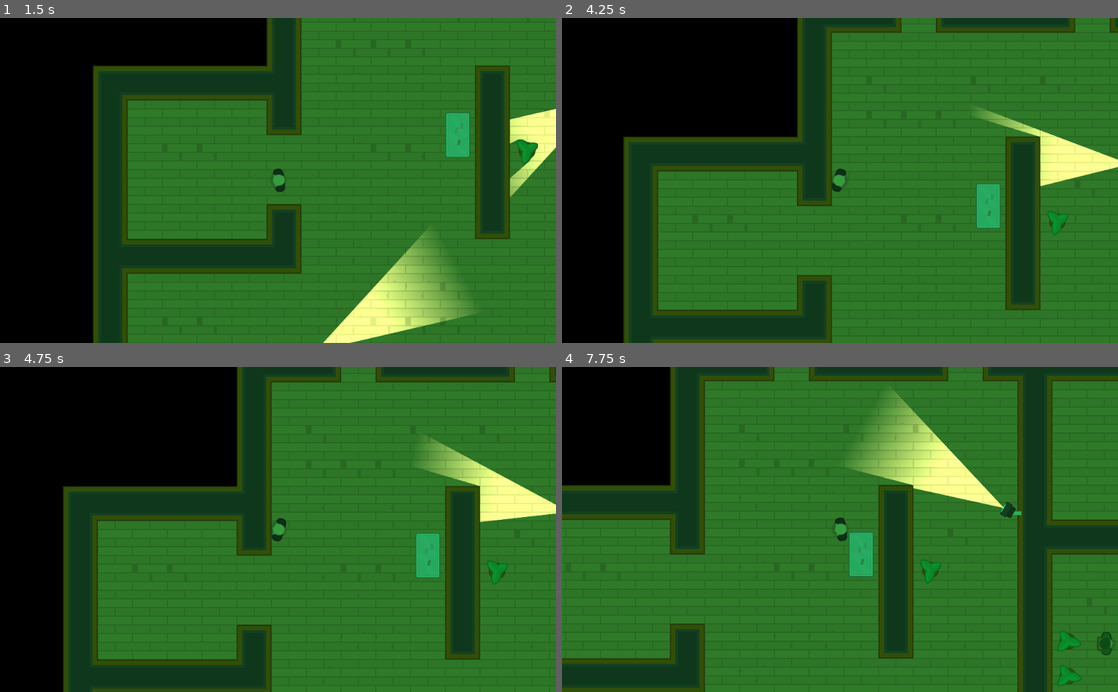
Above: before the commit, frames 1-4 (two rows, left to right).
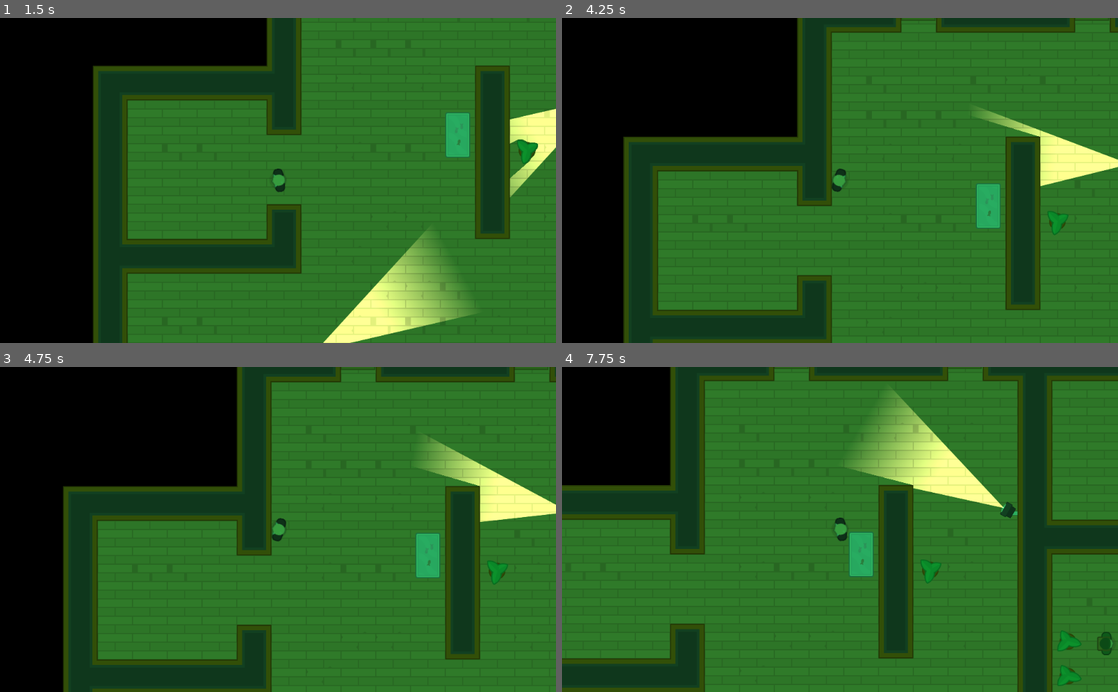
Above: after the commit, the same moments.

Repository: jruizluque/Godot2D_HeistMeisters_3.1
Game: Godot game, scene res://Levels/Level1.tscn
Two runs of this game, one before a commit and one after it. Both use one fixed random seed, a clock stepped at 60 frames per second and the inputs below.
Inputs (mouse positions are in pixels of both pictures, inside the frame that each line leads up to):
- Up to frame 1 (1.5 s): tap Enter at 0.5 s; move the mouse to (400, 164) at 0.52 s; hold D (move_right) 0.53-1.28 s; tap Space (toggle_vision_mode) at 0.6, 1.35 s; click (400, 164) at 0.67 s; move the mouse to (166, 196) at 1.27 s; hold S (move_down) from 1.28 s (still down); click (166, 196) at 1.42 s
- Up to frame 2 (4.25 s): move the mouse to (895, 109) at 2.02 s; release S (move_down) at 2.03 s; hold D (move_right) 2.03-2.78 s; tap Space (toggle_vision_mode) at 2.1, 2.85, 3.6 s; click (895, 109) at 2.17 s; move the mouse to (812, 245) at 2.77 s; hold W (move_up) 2.78-3.53 s; click (812, 245) at 2.92 s; move the mouse to (1006, 229) at 3.52 s; hold A (move_left) from 3.53 s (still down); click (1006, 229) at 3.67 s
- Up to frame 3 (4.75 s): keep holding A (move_left); move the mouse to (111, 480) at 4.27 s; tap Space (toggle_vision_mode) at 4.35 s; click (111, 480) at 4.42 s
- Up to frame 4 (7.75 s): move the mouse to (867, 529) at 5.02 s; release A (move_left) at 5.03 s; hold S (move_down) 5.03-5.78 s; tap Space (toggle_vision_mode) every 0.75 s from 5.1 to 7.35 s; click (867, 529) at 5.17 s; move the mouse to (756, 448) at 5.77 s; hold D (move_right) 5.78-6.53 s; click (756, 448) at 5.92 s; move the mouse to (962, 513) at 6.52 s; hold W (move_up) 6.53-7.28 s; click (962, 513) at 6.67 s; move the mouse to (728, 545) at 7.27 s; hold D (move_right) from 7.28 s (still down); click (728, 545) at 7.42 s

Frame 1 is identical in both runs. In frame 2, less than 0.1% of the frame differs, in the area x 61-99%, y 0-1%; in frame 3, less than 0.1%; in frame 4, less than 0.1%, in the area x 38-83%, y 0-46%.
Error in both runs: Invalid get index '0' (on base: 'PoolVector2Array'). (res://Characters/NPCs/Guard.gd:22)

Commit message:
Simple Doors

Diff:
--- a/Characters/NPCs/Guard.tscn
+++ b/Characters/NPCs/Guard.tscn
@@ -5,7 +5,9 @@
 [ext_resource path="res://GFX/PNG/Soldier 1/soldier1_stand.png" type="Texture" id=3]
 [ext_resource path="res://Lightmaps/Torch.tscn" type="PackedScene" id=4]
 
-[node name="Guard" index="0" instance=ExtResource( 1 )]
+[node name="Guard" instance=ExtResource( 1 )]
+collision_layer = 4
+collision_mask = 3
 script = ExtResource( 2 )
 
 [node name="Sprite" parent="." index="0"]
--- /dev/null
+++ b/Doors/Door.gd
@@ -0,0 +1,22 @@
+extends Area2D
+
+var can_click = false
+
+func _on_Door_body_entered(body):
+	if body.collision_layer == 1:
+		can_click = true
+	else:
+		open()
+
+
+func _on_Door_body_exited(body):
+	if body.collision_layer == 1:
+		can_click = false
+
+
+func _on_Door_input_event(viewport, event, shape_idx):
+	if Input.is_mouse_button_pressed(BUTTON_LEFT) and can_click:
+		open()
+
+func open():
+	$AnimationPlayer.play("Open")
--- /dev/null
+++ b/Doors/Door.tscn
@@ -0,0 +1,84 @@
+[gd_scene load_steps=9 format=2]
+
+[ext_resource path="res://Doors/Door.gd" type="Script" id=1]
+[ext_resource path="res://GFX/PNG/Tiles/tile_473.png" type="Texture" id=2]
+[ext_resource path="res://SFX/doorOpen_1.ogg" type="AudioStream" id=3]
+[ext_resource path="res://SFX/doorClose_1.ogg" type="AudioStream" id=4]
+
+[sub_resource type="RectangleShape2D" id=1]
+extents = Vector2( 32, 42 )
+
+[sub_resource type="RectangleShape2D" id=2]
+extents = Vector2( 32, 10 )
+
+[sub_resource type="OccluderPolygon2D" id=3]
+closed = false
+polygon = PoolVector2Array( -31.9621, -9.52086, 31.8787, -9.52086, 31.9781, 9.17394, -32.0615, 9.27338 )
+
+[sub_resource type="Animation" id=4]
+resource_name = "Open"
+length = 4.0
+step = 1.0
+tracks/0/type = "value"
+tracks/0/path = NodePath("DoorSprite:position")
+tracks/0/interp = 1
+tracks/0/loop_wrap = true
+tracks/0/imported = false
+tracks/0/enabled = true
+tracks/0/keys = {
+"times": PoolRealArray( 0, 1, 3, 4 ),
+"transitions": PoolRealArray( 1, 1, 1, 1 ),
+"update": 0,
+"values": [ Vector2( 0, 0 ), Vector2( -64, 0 ), Vector2( -64, 0 ), Vector2( 0, 0 ) ]
+}
+tracks/1/type = "audio"
+tracks/1/path = NodePath("AudioStreamPlayer2D")
+tracks/1/interp = 1
+tracks/1/loop_wrap = true
+tracks/1/imported = false
+tracks/1/enabled = true
+tracks/1/keys = {
+"clips": [ {
+"end_offset": 0.0,
+"start_offset": 0.0,
+"stream": ExtResource( 3 )
+}, {
+"end_offset": 0.0,
+"start_offset": 0.0,
+"stream": ExtResource( 4 )
+} ],
+"times": PoolRealArray( 0, 4 )
+}
+
+[node name="Door" type="Area2D"]
+z_index = 1
+collision_layer = 2
+collision_mask = 5
+script = ExtResource( 1 )
+
+[node name="CharacterDetector" type="CollisionShape2D" parent="."]
+visible = false
+shape = SubResource( 1 )
+
+[node name="DoorSprite" type="Sprite" parent="."]
+texture = ExtResource( 2 )
+
+[node name="StaticBody2D" type="StaticBody2D" parent="DoorSprite"]
+collision_layer = 2
+collision_mask = 5
+
+[node name="CollisionShape2D" type="CollisionShape2D" parent="DoorSprite/StaticBody2D"]
+visible = false
+shape = SubResource( 2 )
+
+[node name="LightOccluder2D" type="LightOccluder2D" parent="DoorSprite"]
+occluder = SubResource( 3 )
+
+[node name="AnimationPlayer" type="AnimationPlayer" parent="."]
+anims/Open = SubResource( 4 )
+
+[node name="AudioStreamPlayer2D" type="AudioStreamPlayer2D" parent="."]
+stream = ExtResource( 4 )
+[connection signal="body_entered" from="." to="." method="_on_Door_body_entered"]
+[connection signal="body_exited" from="." to="." method="_on_Door_body_exited"]
+[connection signal="input_event" from="." to="." method="_on_Door_input_event"]
--- a/Levels/Level1.tscn
+++ b/Levels/Level1.tscn
@@ -1,10 +1,11 @@
-[gd_scene load_steps=4 format=2]
+[gd_scene load_steps=5 format=2]
 
 [ext_resource path="res://Levels/TemplateLevel.tscn" type="PackedScene" id=1]
 [ext_resource path="res://Characters/NPCs/Camera.tscn" type="PackedScene" id=2]
 [ext_resource path="res://Characters/NPCs/Guard.tscn" type="PackedScene" id=3]
+[ext_resource path="res://Doors/Door.tscn" type="PackedScene" id=4]
 
-[node name="Level1" instance=ExtResource( 1 )]
+[node name="Level1" index="0" instance=ExtResource( 1 )]
 
 [node name="TileMap" parent="Navigation2D" index="0"]
 tile_data = PoolIntArray( -983041, 1, 0, -1048576, 1, 2, -1048575, 1, 2, -1048574, 1, 2, -1048573, 1, 2, -1048572, 1, 2 …(8621 unchanged characters)…
@@ -68,3 +69,19 @@
 [node name="Guard2" parent="Guards" index="1" instance=ExtResource( 3 )]
 position = Vector2( 1012.76, -920.358 )
 rotation = 2.76646
+
+[node name="Door1" parent="Doors" index="0" instance=ExtResource( 4 )]
+position = Vector2( 159.43, 225.238 )
+
+[node name="Door2" parent="Doors" index="1" instance=ExtResource( 4 )]
+position = Vector2( 479.854, 224.86 )
+
+[node name="Door3" parent="Doors" index="2" instance=ExtResource( 4 )]
+position = Vector2( 478.561, -607.418 )
+
+[node name="Door4" parent="Doors" index="3" instance=ExtResource( 4 )]
+position = Vector2( 159.349, -607.289 )
+
+[node name="Door5" parent="Doors" index="4" instance=ExtResource( 4 )]
+position = Vector2( 800.23, 352.804 )
+rotation = -1.57349
--- a/Levels/TemplateLevel.tscn
+++ b/Levels/TemplateLevel.tscn
@@ -365,6 +365,7 @@
 [node name="TemplateLevel" type="Node2D"]
 
 [node name="Navigation2D" type="Navigation2D" parent="."]
+editor/display_folded = true
 
 [node name="TileMap" type="TileMap" parent="Navigation2D"]
 tile_set = ExtResource( 1 )
@@ -380,6 +381,7 @@
 format = 1
 
 [node name="Player" parent="." instance=ExtResource( 3 )]
+editor/display_folded = true
 position = Vector2( -199.921, -196.748 )
 
 [node name="Camera2D" type="Camera2D" parent="Player"]
@@ -390,3 +392,5 @@
 [node name="Cameras" type="Node2D" parent="."]
 
 [node name="Guards" type="Node" parent="."]
+
+[node name="Doors" type="Node" parent="."]
--- a/Tiles/Tiles.tres
+++ b/Tiles/Tiles.tres
@@ -654,7 +654,7 @@
 "shape": SubResource( 99 ),
 "shape_transform": Transform2D( 1, 0, 0, 1, 0, 0 )
 } ]
-1/z_index = 0
+1/z_index = 2
 2/name = "floor1"
 2/texture = ExtResource( 1 )
 2/tex_offset = Vector2( 0, 0 )
Not shown, changed: SFX/doorClose_1.ogg.import
Not shown, changed: SFX/doorClose_2.ogg.import
Not shown, changed: SFX/doorClose_3.ogg.import
Not shown, changed: SFX/doorClose_4.ogg.import
Not shown, changed: SFX/doorOpen_1.ogg.import
Not shown, changed: SFX/doorOpen_2.ogg.import
